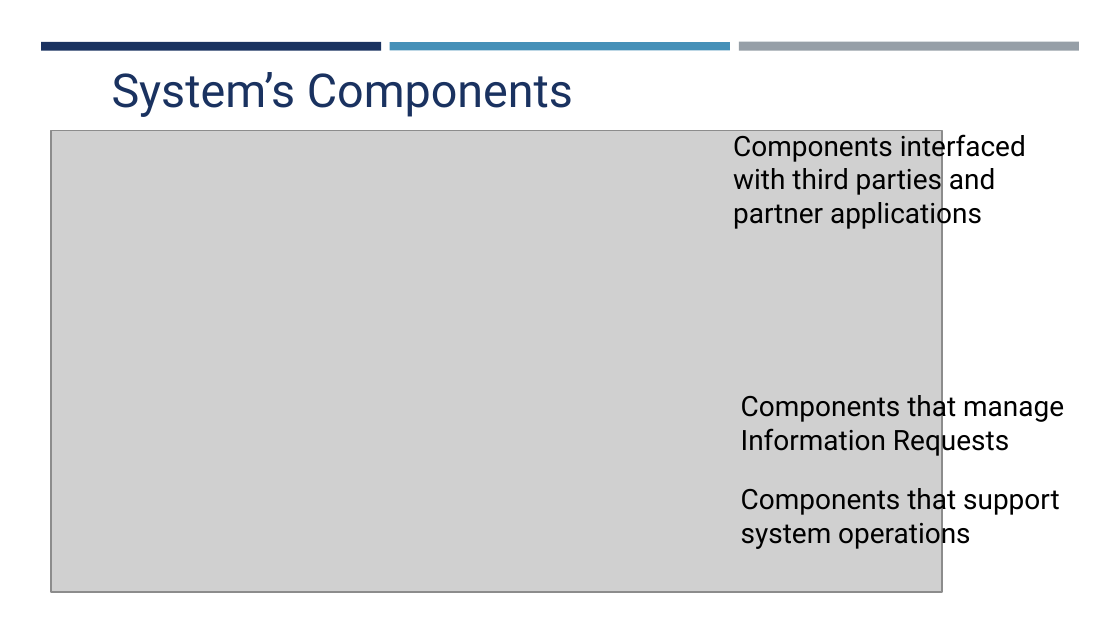
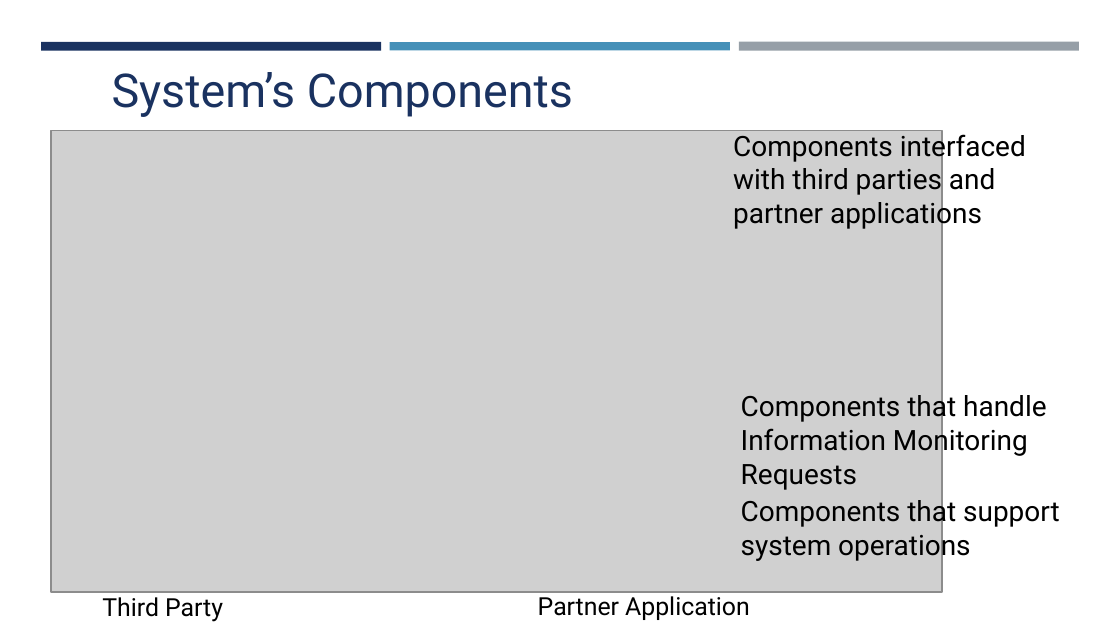
Before and after one commit to lucaalessandrelli/trackme, a slide deck: slide 10 of SEProject.pptx. Drawn at 1120x630 pixels with LibreOffice and Linux fonts; fonts in the diff are those of the drawing; grey boxes stand for pictures. Boxes give left, top, right and bottom in pixels: in the first picture for what was removed or moved away, otherwise in the second. Text is boxed around its words. In the diff, an @@ line names an element or a change of style, - is before the commit and + after.

```diff
--- a/SEProject.pptx
+++ b/SEProject.pptx
@@ text at bbox=[741, 391, 1046, 490]: text changed @@
-Components that manage Information Requests
+Components that handle Information Monitoring Requests
@@ text "Components that support system operations": place and size @@
-text "Components that support system operations" at bbox=[741, 484, 1060, 550]
+text "Components that support system operations" at bbox=[741, 495, 1060, 562]
@@ text added at bbox=[102, 597, 223, 622], 16 pt, text #000000 @@
+Third Party
@@ text added at bbox=[538, 592, 750, 620], 16 pt, text #000000 @@
+Partner Application
```
Also in this commit, not shown: 1 other slide changed, 1 other file.
